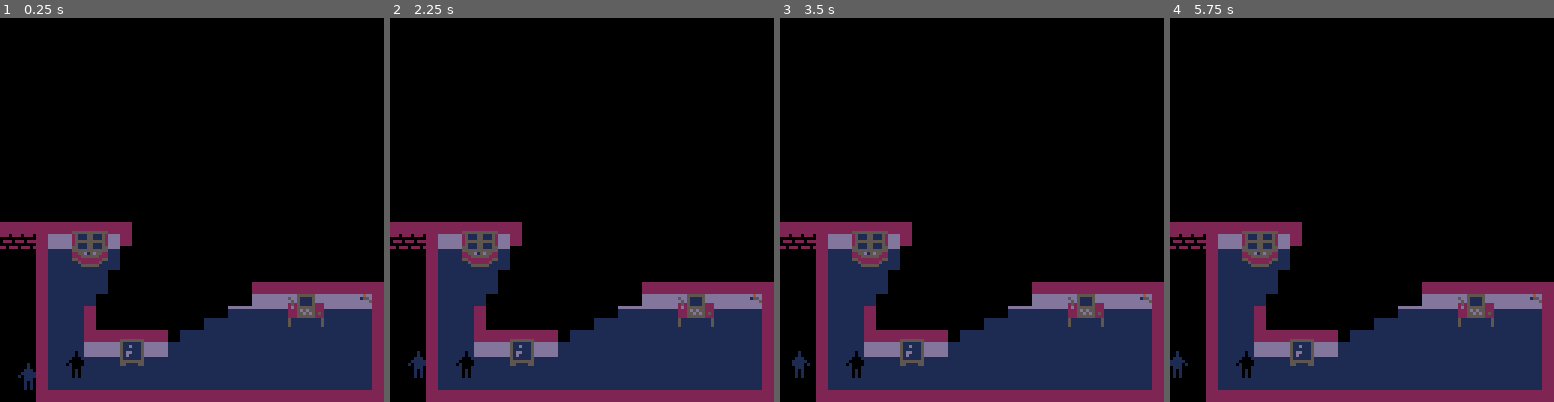
Above: before the commit, frames 1-4 (left to right).
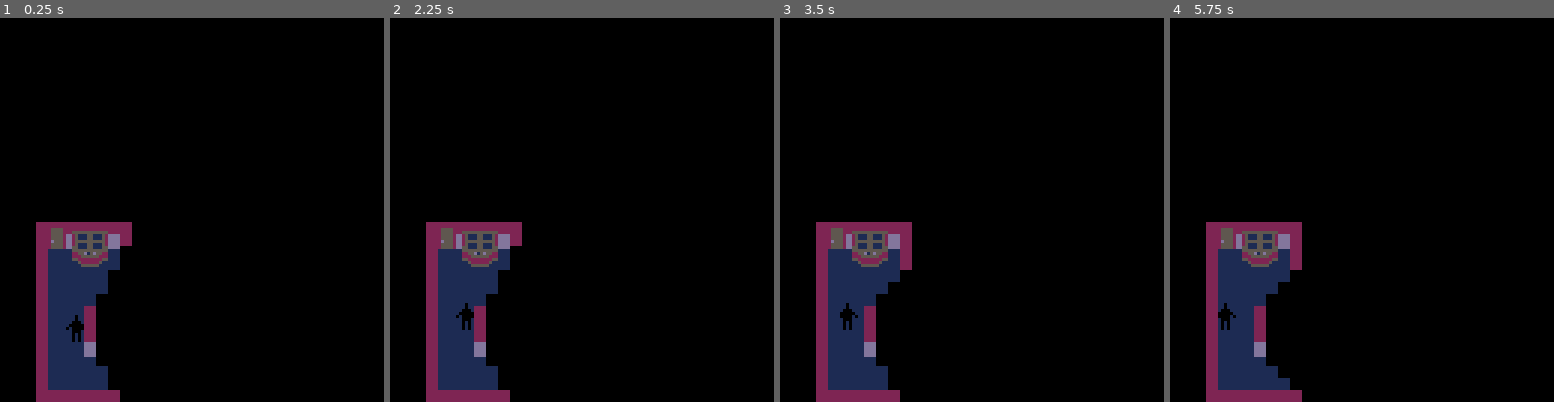
Above: after the commit, the same moments.

Repository: ironchestgames/pico-8-carts
Game: PICO-8 cartridge stealth.p8
The game is run twice, just before and just after one commit, with the same random seed, the same clock (stepped at 60 frames per second) and the same inputs.
Inputs:
- Up to frame 1 (0.25 s): no input
- Up to frame 2 (2.25 s): tap X (X key) at 0.33, 1.07, 1.85 s; tap O (Z key) at 0.7, 1.7, 2.1 s; hold Right 1.6-2.1 s; hold Up from 2.15 s (still down)
- Up to frame 3 (3.5 s): release Up at 2.42 s; hold Right 2.47-3.03 s; tap O (Z key) at 2.5, 2.9, 3.3 s; tap X (X key) at 2.97 s; hold Left from 3.08 s (still down)
- Up to frame 4 (5.75 s): release Left at 3.58 s; hold Down 3.63-3.97 s; tap O (Z key) every 0.4 s from 3.7 to 5.7 s; hold Right 4.02-4.68 s; tap X (X key) at 4.08, 5.2 s; hold Up 4.73-5.03 s; hold Left 5.08-5.68 s; hold Down from 5.73 s (still down)

The runs differ from the first frame. In frame 1, 20% of the frame differs, in the area x 0-100%, y 53-100%; in frame 2, 20%; in frame 3, 20%; in frame 4, 20%.

Commit message:
stealth - refactors, spritesheet tweaks, minor stuffs, test for doors

Diff:
--- a/stealth.p8
+++ b/stealth.p8
@@ -78,14 +78,14 @@
  return _l
 end
 
-local function adjacency(_a,_b)
- if _a.x == _b.x-1 and _a.y == _b.y then
+local function adjacency(_x1,_y1,_x2,_y2)
+ if _x1 == _x2-1 and _y1 == _y2 then
   return 0
- elseif _a.x == _b.x+1 and _a.y == _b.y then
+ elseif _x1 == _x2+1 and _y1 == _y2 then
   return 1
- elseif _a.x == _b.x and _a.y == _b.y-1 then
+ elseif _x1 == _x2 and _y1 == _y2-1 then
   return 2
- elseif _a.x == _b.x and _a.y == _b.y+1 then
+ elseif _x1 == _x2 and _y1 == _y2+1 then
   return 3
  end
  return nil
@@ -115,12 +115,12 @@
 
 local function playerloots(_p,_o)
  if _o.loot == nil then
-  add(msgs,{x=_o.x,y=_o.y,s='(nothing)',t=2})
+  add(msgs,{x=_o.x,y=_o.y,s='(nothing)',t=3})
  elseif _o.loot[2] != nil then
-  add(msgs,{x=_o.x,y=_o.y,s=_o.loot[1],t=2})
+  add(msgs,{x=_o.x,y=_o.y,s=_o.loot[1],t=3})
   _p.loot[#_p.loot+1]=_o.loot
  else
-  add(msgs,{x=_o.x,y=_o.y,s=_o.loot[1],t=2})
+  add(msgs,{x=_o.x,y=_o.y,s=_o.loot[1],t=3})
   playerinventory[#playerinventory+1]=_o.loot
  end
  _o.loot=nil
@@ -146,8 +146,8 @@
 
 
 local players={
- {x=2,y=30},
- {x=6,y=29},
+ {x=6,y=26},
+ -- {x=6,y=29},
 }
 
 for _i=1,#players do
@@ -438,6 +438,39 @@
 
 end
 
+-- states:
+-- 0 - closed
+-- 1 - open (player is going through)
+-- 2 - locked
+-- 3 - unlocked
+local function resetdoor(_p,_o)
+ -- reset player
+ _p.action=nil
+ _p.state='standing'
+
+ -- reset obj
+ _o.draw=nil
+ _o.typ-=2
+end
+local function doorfromunder(_p,_o,_tmp)
+ if _tmp.inited == nil then
+  _o.typ+=2
+  _tmp.inited=true
+ end
+
+ fog[(_o.y-2)*32+_o.x]=0
+
+ if btnp(2,_p.i) then
+  _p.y-=3
+  resetdoor(_p,_o)
+ end
+
+ if btnp(3,_p.i) then
+  resetdoor(_p,_o)
+ end
+end
+
+
 objs={
  {x=10,y=13,typ=0,light={},shadow={[0]=true,true,true,true}},
 
@@ -455,6 +488,9 @@
 
  {x=11,y=28,typ=9,light={},shadow={[0]=nil,true,nil,nil}},
  {x=10,y=28,typ=8,light={},shadow={[0]=true,nil,nil,nil},action={[2]=safe},loot={'diamonds',14000}},
+
+ {x=4,y=18,typ=12,light={},shadow={[0]=nil,nil,nil,nil},action={[2]=doorfromunder}},
+ {x=5,y=18,typ=13,light={},shadow={[0]=nil,nil,nil,nil}}, -- todo: maybe rewrite objects to be in arslen arr instead?
 }
 
 local function iswallclose(_x,_y,_dx,_dy)
@@ -486,6 +522,7 @@
   -- end
  end
 
+ -- update players
  for _p in all(players) do
 
   if _p.state == 'working' then
@@ -493,50 +530,54 @@
    _p.action()
 
   else
-   local nextx,nexty=_p.x,_p.y
    local _isinput
+   _p.dx=0
+   _p.dy=0
    if btnp(0,_p.i) then
-    nextx-=1
+    _p.dx=-1
     _p.dir=0
     _isinput=true
    elseif btnp(1,_p.i) then
-    nextx+=1
+    _p.dx=1
     _p.dir=1
     _isinput=true
    elseif btnp(2,_p.i) then
-    nexty-=1
+    _p.dy=-1
     _isinput=true
    elseif btnp(3,_p.i) then
-    nexty+=1
+    _p.dy=1
     _isinput=true
    end
-   if nextx > 31 or nextx < 0 or nexty > 31 or nexty < 0 then
+   local _nextx,_nexty=_p.x+_p.dx,_p.y+_p.dy
+   if _nextx > 31 or _nextx < 0 or _nexty > 31 or _nexty < 0 then
     add(escapedplayers,_p)
     del(players,_p)
     add(msgs,{x=_p.x,y=_p.y,s='escaped',t=2})
-    -- todo: add warning
    else
+
     for _o in all(objs) do
-     if nextx == _o.x and nexty == _o.y then
-      nextx,nexty=_p.x,_p.y
-      local _a=adjacency(_o,_p)
+     if _nextx == _o.x and _nexty == _o.y then
+      _nextx,_nexty=_p.x,_p.y
+      local _a=adjacency(_o.x,_o.y,_p.x,_p.y)
       if _o.action and _o.action[_a] then
        _p.state='working'
        _p.action=curry3(_o.action[_a],_p,_o,{})
       end
      end
     end
-    if _p.state != 'caught' and floor[nexty*32+nextx] != 2 then
-     _p.x,_p.y=nextx,nexty
+
+
+    if _p.state != 'caught' and floor[_nexty*32+_nextx] != 2 then
+     _p.x,_p.y=_nextx,_nexty
 
      -- hide behind object
      if _p.state != 'working' then
       local _hiding=nil
       local _pwa=walladjacency(_p)
       for _o in all(objs) do
-       local _a=adjacency(_p,_o)
+       local _a=adjacency(_p.x,_p.y,_o.x,_o.y)
        local _owa=walladjacency(_o)
-       if _owa != nil and _pwa != nil and _a != nil and light[_p.y*32+_p.x] == 0 then
+       if _o.shadow[_a] and _owa != nil and _pwa != nil and _a != nil and light[_p.y*32+_p.x] == 0 then
         _p.state='hiding'
         _p.adjacency=_a
         _hiding=true
@@ -557,7 +598,7 @@
    if (_p.state != 'hiding' or light[_p.y*32+_p.x] == 1) and _p.state != 'caught' and abs(_dx) <= 1 and abs(_dy) <= 1 then
     _p.state='caught'
     _g.state='holding'
-    add(msgs,{x=_g.x,y=_g.y,s='suspect caught!',t=4})
+    add(msgs,{x=_g.x,y=_g.y,s='suspect caught!',t=4,colset=2})
    end
   end
 
@@ -941,6 +982,14 @@
   end
  end
 
+ -- -- remove fog from open doors
+ -- for _d in all(doors) do
+ --  if _d.state == 1 then
+ --   fog[(_d.y+1)*32+_d.x]=0
+ --   fog[(_d.y-2)*32+_d.x]=0
+ --  end
+ -- end
+
  -- remove fog from holding guards
  for _g in all(guards) do
   if _g.state == 'holding' then
@@ -1002,13 +1051,13 @@
   end
   rectfill(_sx,_sy,_sx+3,_sy+3,_col)
 
-  -- -- draw walls
+  -- draw walls
   local _y1=_y+1
   if _tile == 2 then
    if _y < 32 then
     local _tilebelow=floor[_y1*32+_x]
-    if _tilebelow == 0 then
-     sspr(4,0+_l*5,4,5,_sx,_sy)
+    if _tilebelow == 0 then -- todo: maybe remove this, maybe it shouldn't be possible to have light outside
+     sspr(12,104+_l*5,4,5,_sx,_sy)
     elseif _tilebelow == 1 then
      rectfill(_sx,_sy,_sx+3,_sy+4,13-7*_l)
     end
@@ -1018,20 +1067,28 @@
 
  for _y=1,32 do
 
+  -- draw doors
+  -- for _d in all(doors) do
+  --  if _d.y == _y then
+  --   local _l=light[_d.y*32+_d.x]
+  --   sspr(0+_d.state*7,10+_l*10,6,9,_d.x*4-1,_d.y*4-3)
+  --  end
+  -- end
+
   -- draw cameras
   for _c in all(cameras) do
-   local _sx=24
+   local _sx=32
    if floor[_c.y*32+_c.x+1] == 2 then -- todo: make so cameras can be set anywhere on wall
-    _sx=28
-   end
-   sspr(_sx,0+_c.state*3,4,3,_c.x*4,_c.y*4-4)
+    _sx=26
+   end
+   sspr(_sx,104+_c.state*3,4,3,_c.x*4,_c.y*4-4)
   end
 
   -- draw objs
   for _o in all(objs) do
    if _o.y == _y then
     local _l=light[_o.y*32+_o.x]
-    sspr(40+_o.typ*4,0+_l*13,4,13,_o.x*4,_o.y*4-5)
+    sspr(_o.typ*4,_l*13,4,13,_o.x*4,_o.y*4-5)
     if _o.draw then
      _o.draw()
     end
@@ -1106,7 +1163,7 @@
     local _x,_y=_i&31,_i\32
     rectfill(_x*4,_y*4,_x*4+3,_y*4+3,0)
    elseif _f == 2 then
-    sspr(4,10,4,4,_x*4-4,_y*4-4)
+    sspr(28,104,4,4,_x*4-4,_y*4-4)
    end
   end
  end
Not shown, changed: 35 lines of the sprite sheet (__gfx__) section of stealth.p8
